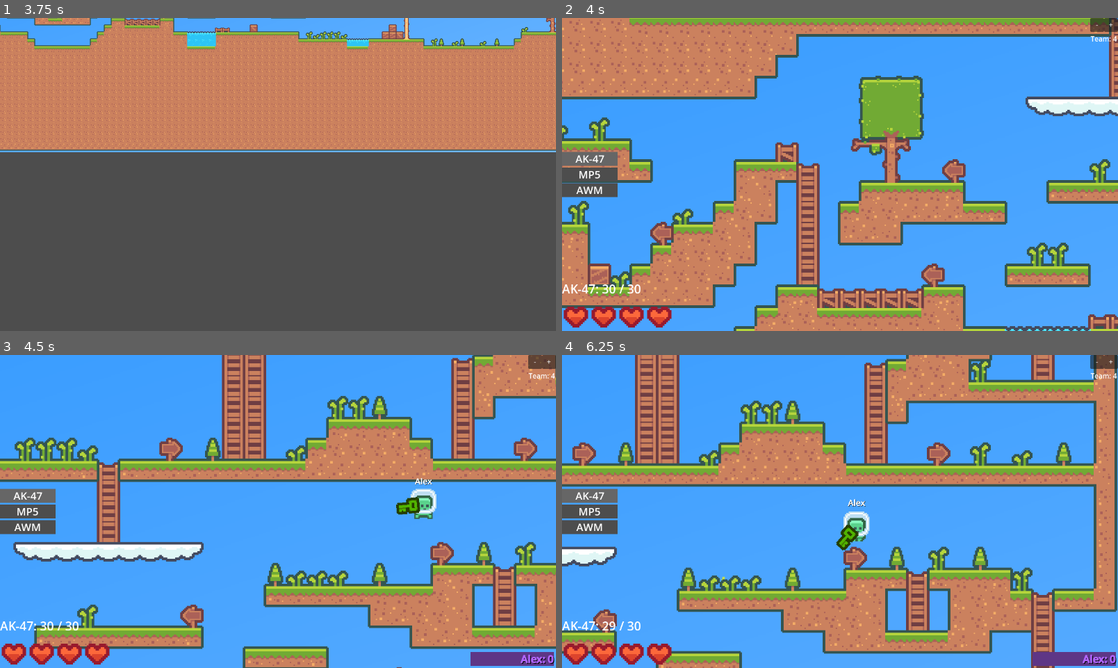
Above: before the commit, frames 1-4 (two rows, left to right).
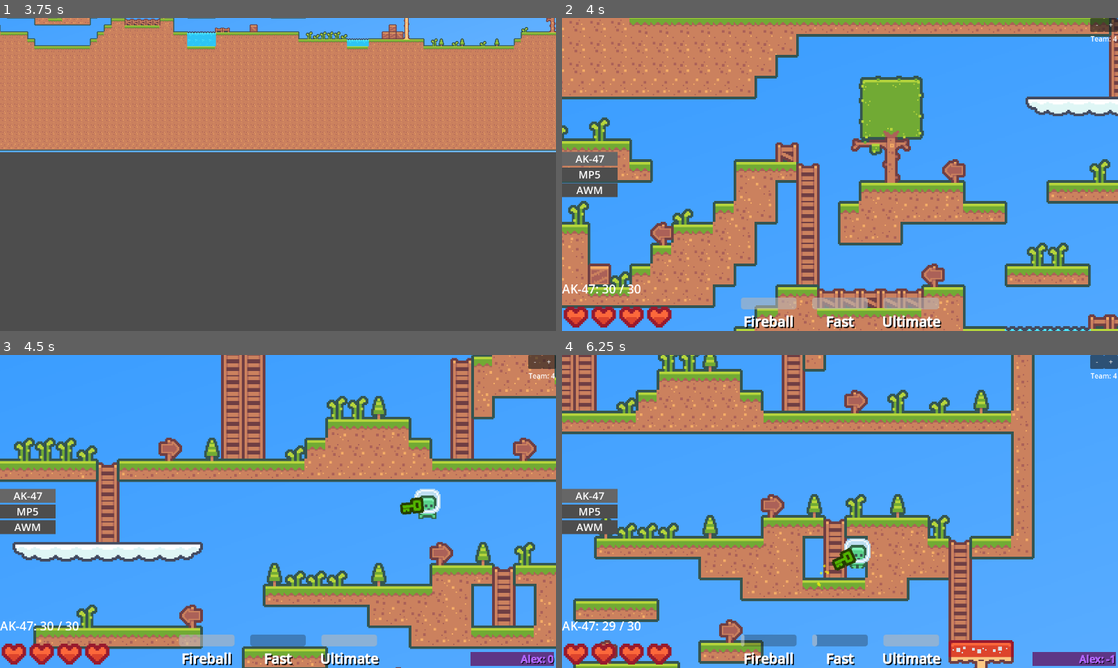
Above: after the commit, the same moments.

Repository: F1zzy31f/Glob-Game
Game: Godot game, scene res://scenes/MainMenu.tscn
The game is run twice, just before and just after one commit, with the same random seed, the same clock (stepped at 60 frames per second) and the same inputs.
Inputs (mouse positions are in pixels of both pictures, inside the frame that each line leads up to):
- Up to frame 1 (3.75 s): click (278, 136) at 0.52 s; type "Alex" at 0.6 s; click "Play" at 1.25 s; click (278, 136) at 2.02 s; type "12" at 2.1 s; click "Host Game" at 2.75 s; tap Enter at 3.5 s; move the mouse to (400, 158) at 3.52 s; hold D (move_right) from 3.53 s (still down); tap Q (ability_active_1, bound only after the commit) at 3.6 s
- Up to frame 2 (4 s): keep holding D (move_right); tap Space (jump) at 3.77 s; tap E (ability_active_2, bound only after the commit) at 3.8 s
- Up to frame 3 (4.5 s): keep holding D (move_right); tap Space (jump) at 4.07 s; move the mouse to (166, 527) at 4.27 s; tap E (ability_active_2, bound only after the commit) at 4.35 s
- Up to frame 4 (6.25 s): tap Space (jump) at 4.52, 4.55, 4.82, 6.02 s; move the mouse to (895, 442) at 5.02 s; release D (move_right) at 5.03 s; hold A (move_left) 5.03-5.78 s; hold Space (jump) 5.03-5.78 s; tap Q (ability_active_1, bound only after the commit) at 5.3 s; move the mouse to (812, 574) at 5.77 s; hold D (move_right) from 5.78 s (still down); click (812, 574) at 5.85 s; tap E (ability_active_2, bound only after the commit) at 6.05 s

Frame 1 is identical in both runs. In frame 2, 1.8% of the frame differs, in the area x 32-69%, y 89-100%; in frame 3, 7.0%; in frame 4, 63%, in the area x 0-100%, y 0-100%.

Commit message:
Ability basis, projectile and buff

Diff:
--- a/project.godot
+++ b/project.godot
@@ -68,6 +68,21 @@
 "events": [Object(InputEventKey,"resource_local_to_scene":false,"resource_name":"","device":-1,"window_id":0,"alt_pressed":false,"shift_pressed":false,"ctrl_pressed":false,"meta_pressed":false,"pressed":false,"keycode":0,"physical_keycode":82,"key_label":0,"unicode":114,"echo":false,"script":null)
 ]
 }
+ability_active_1={
+"deadzone": 0.5,
+"events": [Object(InputEventKey,"resource_local_to_scene":false,"resource_name":"","device":-1,"window_id":0,"alt_pressed":false,"shift_pressed":false,"ctrl_pressed":false,"meta_pressed":false,"pressed":false,"keycode":0,"physical_keycode":81,"key_label":0,"unicode":113,"echo":false,"script":null)
+]
+}
+ability_active_2={
+"deadzone": 0.5,
+"events": [Object(InputEventKey,"resource_local_to_scene":false,"resource_name":"","device":-1,"window_id":0,"alt_pressed":false,"shift_pressed":false,"ctrl_pressed":false,"meta_pressed":false,"pressed":false,"keycode":0,"physical_keycode":69,"key_label":0,"unicode":101,"echo":false,"script":null)
+]
+}
+ability_ultimate={
+"deadzone": 0.5,
+"events": [Object(InputEventKey,"resource_local_to_scene":false,"resource_name":"","device":-1,"window_id":0,"alt_pressed":false,"shift_pressed":false,"ctrl_pressed":false,"meta_pressed":false,"pressed":false,"keycode":0,"physical_keycode":90,"key_label":0,"unicode":122,"echo":false,"script":null)
+]
+}
 
 [layer_names]
 
--- /dev/null
+++ b/scenes/Ability.tscn
@@ -0,0 +1,6 @@
+[gd_scene load_steps=2 format=3 uid="uid://c8sg8bew2kv4q"]
+
+[ext_resource type="Script" path="res://scripts/Ability.gd" id="1_w6fpx"]
+
+[node name="Ability" type="Node2D"]
+script = ExtResource("1_w6fpx")
--- /dev/null
+++ b/scenes/Fireball.tscn
@@ -0,0 +1,52 @@
+[gd_scene load_steps=8 format=3 uid="uid://bqdfrjcq18fgp"]
+
+[ext_resource type="Script" path="res://scripts/Fireball.gd" id="1_y3flx"]
+[ext_resource type="Texture2D" uid="uid://d26fo4r3s0got" path="res://assets/StandardTileset.png" id="2_y8oro"]
+
+[sub_resource type="PhysicsMaterial" id="PhysicsMaterial_5nlex"]
+friction = 0.5
+bounce = 0.5
+
+[sub_resource type="CircleShape2D" id="CircleShape2D_7rfm7"]
+
+[sub_resource type="CircleShape2D" id="CircleShape2D_ngss2"]
+radius = 64.0
+
+[sub_resource type="Gradient" id="Gradient_vv04y"]
+interpolation_mode = 1
+colors = PackedColorArray(0, 0, 0, 0.498039, 1, 1, 1, 0)
+
+[sub_resource type="GradientTexture2D" id="GradientTexture2D_u35i7"]
+gradient = SubResource("Gradient_vv04y")
+width = 128
+height = 128
+fill = 1
+fill_from = Vector2(0.5, 0.5)
+fill_to = Vector2(0.5, 0)
+
+[node name="Fireball" type="RigidBody2D"]
+physics_material_override = SubResource("PhysicsMaterial_5nlex")
+max_contacts_reported = 1
+contact_monitor = true
+lock_rotation = true
+script = ExtResource("1_y3flx")
+
+[node name="Sprite2D" type="Sprite2D" parent="."]
+z_index = 3
+texture = ExtResource("2_y8oro")
+region_enabled = true
+region_rect = Rect2(144, 108, 18, 18)
+
+[node name="CollisionShape2D" type="CollisionShape2D" parent="."]
+shape = SubResource("CircleShape2D_7rfm7")
+
+[node name="BlastRadius" type="Area2D" parent="."]
+
+[node name="CollisionShape2D" type="CollisionShape2D" parent="BlastRadius"]
+shape = SubResource("CircleShape2D_ngss2")
+
+[node name="Sprite2D" type="Sprite2D" parent="BlastRadius"]
+z_index = 3
+texture = SubResource("GradientTexture2D_u35i7")
+
+[connection signal="body_entered" from="." to="." method="_on_body_entered"]
--- a/scenes/Player.tscn
+++ b/scenes/Player.tscn
@@ -1,10 +1,11 @@
-[gd_scene load_steps=13 format=3 uid="uid://c4c210xc8jsv1"]
+[gd_scene load_steps=14 format=3 uid="uid://c4c210xc8jsv1"]
 
 [ext_resource type="Script" path="res://scripts/Player.gd" id="1_3vl4j"]
 [ext_resource type="Texture2D" uid="uid://d26fo4r3s0got" path="res://assets/StandardTileset.png" id="2_432dd"]
 [ext_resource type="Texture2D" uid="uid://c1xc5rm58asqs" path="res://assets/player_0.png" id="2_uf8iu"]
 [ext_resource type="Texture2D" uid="uid://cfkkmh44xxfnv" path="res://assets/player_1.png" id="3_pdcv2"]
 [ext_resource type="PackedScene" uid="uid://b1fya3pffgkcm" path="res://scenes/Firearm.tscn" id="3_rid25"]
+[ext_resource type="PackedScene" uid="uid://c8sg8bew2kv4q" path="res://scenes/Ability.tscn" id="6_1ee1w"]
 [ext_resource type="Texture2D" uid="uid://fhdr6r5xp6m6" path="res://assets/hearts_empty.png" id="6_k8qsi"]
 [ext_resource type="Texture2D" uid="uid://bxijeinbbgcn2" path="res://assets/hearts_full.png" id="7_4wlsm"]
 
@@ -95,12 +96,12 @@
 position = Vector2(0, 11)
 shape = SubResource("RectangleShape2D_o4edw")
 
-[node name="SubViewport" type="SubViewport" parent="."]
+[node name="OverheadUI" type="SubViewport" parent="."]
 transparent_bg = true
 size = Vector2i(512, 64)
 render_target_update_mode = 4
 
-[node name="Username" type="Label" parent="SubViewport"]
+[node name="Username" type="Label" parent="OverheadUI"]
 anchors_preset = 15
 anchor_right = 1.0
 anchor_bottom = 1.0
@@ -116,7 +117,7 @@
 horizontal_alignment = 1
 vertical_alignment = 1
 
-[node name="OverheadUI" type="Sprite2D" parent="."]
+[node name="OverheadUISprite" type="Sprite2D" parent="."]
 z_index = 4096
 position = Vector2(0, -18)
 scale = Vector2(0.1, 0.1)
@@ -170,10 +171,28 @@
 mag_size = 3
 speed_multiplier = 0.8
 
+[node name="Abilities" type="Node2D" parent="."]
+
+[node name="Passive" parent="Abilities" instance=ExtResource("6_1ee1w")]
+type = 1
+style = 1
+buff_jump_height = null
+
+[node name="Fireball" parent="Abilities" instance=ExtResource("6_1ee1w")]
+buff_jump_height = null
+
+[node name="Fast" parent="Abilities" instance=ExtResource("6_1ee1w")]
+style = 1
+buff_speed = 32
+buff_jump_height = 16
+
+[node name="Ultimate" parent="Abilities" instance=ExtResource("6_1ee1w")]
+type = 2
+buff_jump_height = null
+
 [node name="CanvasLayer" type="CanvasLayer" parent="."]
 
 [node name="UI" type="Control" parent="CanvasLayer"]
-visible = false
 layout_mode = 3
 anchors_preset = 15
 anchor_right = 1.0
@@ -213,6 +232,137 @@
 grow_vertical = 2
 alignment = 1
 
+[node name="Abilities" type="HBoxContainer" parent="CanvasLayer/UI"]
+layout_mode = 1
+anchors_preset = 7
+anchor_left = 0.5
+anchor_top = 1.0
+anchor_right = 0.5
+anchor_bottom = 1.0
+offset_left = -256.0
+offset_top = -128.0
+offset_right = 256.0
+grow_horizontal = 2
+grow_vertical = 0
+alignment = 1
+
+[node name="Active1" type="Control" parent="CanvasLayer/UI/Abilities"]
+custom_minimum_size = Vector2(160, 128)
+layout_mode = 2
+
+[node name="Name" type="Label" parent="CanvasLayer/UI/Abilities/Active1"]
+layout_mode = 1
+anchors_preset = 15
+anchor_right = 1.0
+anchor_bottom = 1.0
+grow_horizontal = 2
+grow_vertical = 2
+theme_override_colors/font_shadow_color = Color(0, 0, 0, 1)
+theme_override_colors/font_outline_color = Color(1, 1, 1, 1)
+theme_override_constants/shadow_offset_x = 3
+theme_override_constants/shadow_offset_y = 3
+theme_override_constants/outline_size = 3
+theme_override_font_sizes/font_size = 32
+text = "Name"
+horizontal_alignment = 1
+vertical_alignment = 2
+
+[node name="ProgressBar" type="ProgressBar" parent="CanvasLayer/UI/Abilities/Active1"]
+custom_minimum_size = Vector2(128, 0)
+layout_mode = 1
+anchors_preset = 8
+anchor_left = 0.5
+anchor_top = 0.5
+anchor_right = 0.5
+anchor_bottom = 0.5
+offset_left = -2.0
+offset_top = -13.5
+offset_right = 2.0
+offset_bottom = 13.5
+grow_horizontal = 2
+grow_vertical = 2
+max_value = 32.0
+value = 32.0
+show_percentage = false
+
+[node name="Active2" type="Control" parent="CanvasLayer/UI/Abilities"]
+custom_minimum_size = Vector2(160, 128)
+layout_mode = 2
+
+[node name="Name" type="Label" parent="CanvasLayer/UI/Abilities/Active2"]
+layout_mode = 1
+anchors_preset = 15
+anchor_right = 1.0
+anchor_bottom = 1.0
+grow_horizontal = 2
+grow_vertical = 2
+theme_override_colors/font_shadow_color = Color(0, 0, 0, 1)
+theme_override_colors/font_outline_color = Color(1, 1, 1, 1)
+theme_override_constants/shadow_offset_x = 3
+theme_override_constants/shadow_offset_y = 3
+theme_override_constants/outline_size = 3
+theme_override_font_sizes/font_size = 32
+text = "Name"
+horizontal_alignment = 1
+vertical_alignment = 2
+
+[node name="ProgressBar" type="ProgressBar" parent="CanvasLayer/UI/Abilities/Active2"]
+custom_minimum_size = Vector2(128, 0)
+layout_mode = 1
+anchors_preset = 8
+anchor_left = 0.5
+anchor_top = 0.5
+anchor_right = 0.5
+anchor_bottom = 0.5
+offset_left = -2.0
+offset_top = -13.5
+offset_right = 2.0
+offset_bottom = 13.5
+grow_horizontal = 2
+grow_vertical = 2
+max_value = 32.0
+value = 32.0
+show_percentage = false
+
+[node name="Ultimate" type="Control" parent="CanvasLayer/UI/Abilities"]
+custom_minimum_size = Vector2(160, 128)
+layout_mode = 2
+
+[node name="Name" type="Label" parent="CanvasLayer/UI/Abilities/Ultimate"]
+layout_mode = 1
+anchors_preset = 15
+anchor_right = 1.0
+anchor_bottom = 1.0
+grow_horizontal = 2
+grow_vertical = 2
+theme_override_colors/font_shadow_color = Color(0, 0, 0, 1)
+theme_override_colors/font_outline_color = Color(1, 1, 1, 1)
+theme_override_constants/shadow_offset_x = 3
+theme_override_constants/shadow_offset_y = 3
+theme_override_constants/outline_size = 3
+theme_override_font_sizes/font_size = 32
+text = "Name"
+horizontal_alignment = 1
+vertical_alignment = 2
+
+[node name="ProgressBar" type="ProgressBar" parent="CanvasLayer/UI/Abilities/Ultimate"]
+custom_minimum_size = Vector2(128, 0)
+layout_mode = 1
+anchors_preset = 8
+anchor_left = 0.5
+anchor_top = 0.5
+anchor_right = 0.5
+anchor_bottom = 0.5
+offset_left = -2.0
+offset_top = -13.5
+offset_right = 2.0
+offset_bottom = 13.5
+grow_horizontal = 2
+grow_vertical = 2
+max_value = 32.0
+value = 32.0
+show_percentage = false
+
 [node name="TeamDown" type="Button" parent="CanvasLayer/UI"]
 layout_mode = 1
 anchors_preset = 1
--- /dev/null
+++ b/scripts/Ability.gd
@@ -0,0 +1,58 @@
+@tool
+extends Node2D
+
+enum AbilityType{ Active, Passive, Ultimate }
+enum AbilityStyle{ Projectile, Buff, Debuff, Area, Summon }
+
+@export var type = AbilityType.Active
+@export var style = AbilityStyle.Projectile
+
+@export_group("Active")
+@export var active_recharge = 32
+
+@export_subgroup("Projectile")
+@export var projectile_scene = preload("res://scenes/Fireball.tscn")
+@export var projectile_speed = 256
+
+@export_subgroup("Buff")
+@export var buff_duration = 16
+@export var buff_health = 0
+@export var buff_speed = 0
+@export var buff_jump_height = 0
+
+@onready var player = $"../.."
+
+var recharge_timer = 0
+
+func _ready():
+	recharge_timer = active_recharge
+
+func _process(delta):
+	recharge_timer += delta
+
+func activate():
+	match type:
+		AbilityType.Active:
+			if recharge_timer > active_recharge:
+				recharge_timer = 0
+
+				match style:
+					AbilityStyle.Projectile:
+						var new_projectile = projectile_scene.instantiate()
+						var mouse_normal = (global_position - get_global_mouse_position()).normalized().limit_length(1)
+						print(mouse_normal)
+						Temporary.add_child(new_projectile)
+						new_projectile.global_position = global_position - (mouse_normal * 24)
+						new_projectile.set_axis_velocity(-mouse_normal * projectile_speed)
+
+					AbilityStyle.Buff:
+						print(player)
+						player.health += buff_health
+						player.speed += buff_speed
+						player.jump_height += buff_jump_height
+
+						await get_tree().create_timer(buff_duration).timeout
+
+						player.health -= buff_health
+						player.speed -= buff_speed
+						player.jump_height -= buff_jump_height
--- /dev/null
+++ b/scripts/Fireball.gd
@@ -0,0 +1,11 @@
+extends RigidBody2D
+
+@onready var blast_radius = $BlastRadius
+
+func _on_body_entered(body):
+	for hit in blast_radius.get_overlapping_bodies():
+		if hit.is_in_group("Hurtable"):
+			hit.hurt(32)
+			hit.hurt.rpc(32)
+
+	queue_free()
--- a/scripts/Player.gd
+++ b/scripts/Player.gd
@@ -21,14 +21,18 @@
 
 @onready var sprite = $Sprite
 @onready var camera = $Camera
-@onready var overhead_username = $SubViewport/Username
+@onready var overhead_username = $OverheadUI/Username
 @onready var audio_listener = $Camera/AudioListener
 @onready var hand_pivot = $HandPivot
 @onready var hand = $HandPivot/Hand
+@onready var abilities = $Abilities
 @onready var ui = $CanvasLayer/UI
 @onready var healthbar_inner = $CanvasLayer/UI/Healthbar
 @onready var item_info = $CanvasLayer/UI/ItemInfo
 @onready var inventory = $CanvasLayer/UI/Inventory
+@onready var ability_ui_active1 = $CanvasLayer/UI/Abilities/Active1
+@onready var ability_ui_active2 = $CanvasLayer/UI/Abilities/Active2
+@onready var ability_ui_ultimate = $CanvasLayer/UI/Abilities/Ultimate
 @onready var scoreboard = $CanvasLayer/UI/Scoreboard
 @onready var hurt_sound = $HurtSound
 
@@ -70,12 +74,27 @@
 		new_item.self_modulate = Color.from_hsv(0, 0, 0.4) if child.is_equip else Color.from_hsv(0, 0, 0.3)
 		inventory.add_child(new_item)
 
+	ability_ui_active1.get_child(0).text = abilities.get_child(1).name
+	ability_ui_active1.get_child(1).value = abilities.get_child(1).recharge_timer
+
+	ability_ui_active2.get_child(0).text = abilities.get_child(2).name
+	ability_ui_active2.get_child(1).value = abilities.get_child(2).recharge_timer
+
+	ability_ui_ultimate.get_child(0).text = abilities.get_child(3).name
+	ability_ui_ultimate.get_child(1).value = abilities.get_child(3).recharge_timer
+
 	# Update
 	ambient_healing_timer += delta
 
 	if ambient_healing_timer > 3:
 		health += (delta * 32) / 32 # x / Time to heal
 	health = clamp(health, 0, 32)
+
+	# Abilities
+	if Input.is_action_just_pressed("ability_active_1"):
+		abilities.get_child(1).activate()
+	if Input.is_action_just_pressed("ability_active_2"):
+		abilities.get_child(2).activate()
 
 	# Score
 	score = kills - deaths
